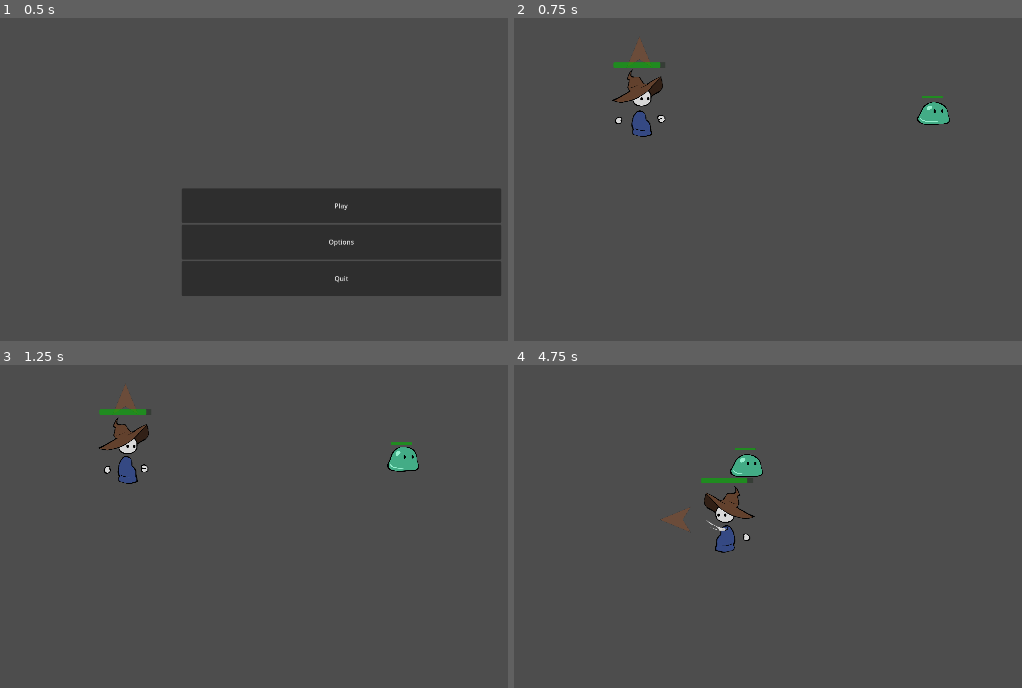
Above: before the commit, frames 1-4 (two rows, left to right).
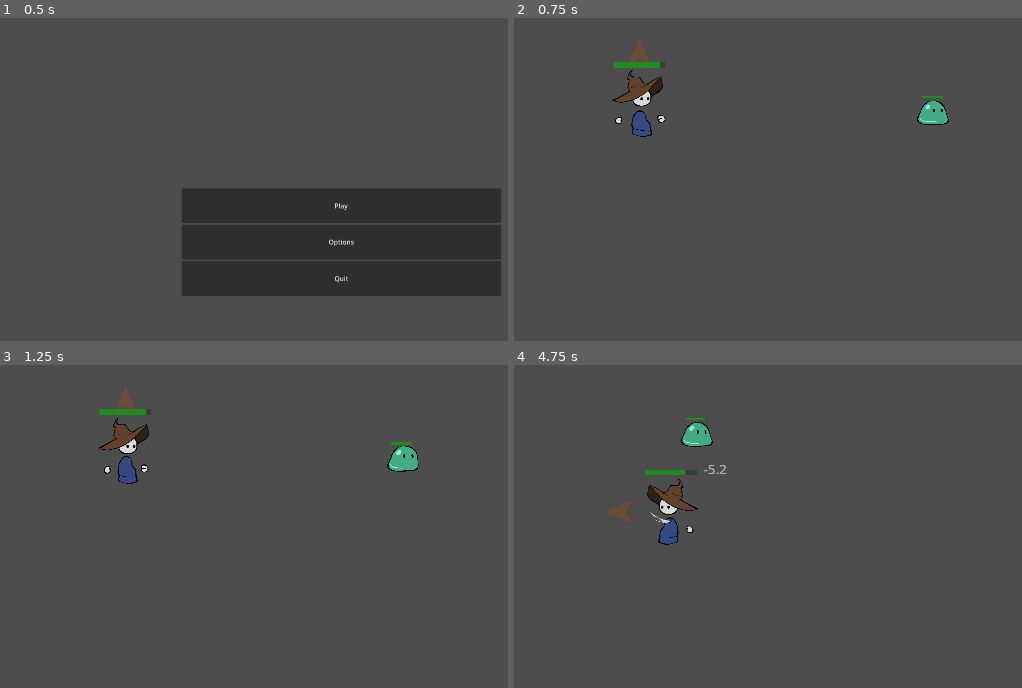
Above: after the commit, the same moments.

Repository: Meoah/Wazz-lock
Game: Godot game, scene res://Scenes/default.tscn
Same seed, same stepped clock (60 frames per second), same inputs: the game is played once before the commit and once after it.
Inputs (mouse positions are in pixels of both pictures, inside the frame that each line leads up to):
- Up to frame 1 (0.5 s): no input
- Up to frame 2 (0.75 s): click "Play" at 0.5 s
- Up to frame 3 (1.25 s): no input
- Up to frame 4 (4.75 s): move the mouse to (outside the picture) at 1.27 s; hold D (move_right) 1.28-2.03 s; hold Shift (move_dodge) 1.28-2.03 s; move the mouse to (696, 484) at 2.02 s; hold S (move_down) 2.03-2.78 s; click (696, 484) at 2.1 s; move the mouse to (outside the picture) at 2.77 s; hold D (move_right) 2.78-3.53 s; hold Right mouse button (move_secondary) 2.78-3.53 s; move the mouse to (813, 552) at 3.52 s; hold W (move_up) 3.53-4.28 s; tap Shift (move_dodge) at 3.6 s; move the mouse to (outside the picture) at 4.27 s; press the mouse at (outside the picture) at 4.28 s; hold A (move_left) from 4.28 s (still down)

Frame 1 is identical in both runs. In frame 2, less than 0.1% of the frame differs, in the area x 79-86%, y 25-34%; in frame 3, less than 0.1%; in frame 4, 3.0%, in the area x 17-50%, y 16-59%.

Commit message:
There are damage numbers now

Diff:
--- a/scenes/actors/clive.tscn
+++ b/scenes/actors/clive.tscn
@@ -882,6 +882,7 @@
 collision_layer = 64
 collision_mask = 16904
 script = ExtResource("3_ibqeh")
+base_damage = 5.0
 
 [node name="Box1" type="CollisionShape2D" parent="BodyRoot/Hands/Hitbox"]
 shape = SubResource("RectangleShape2D_t5ilq")
--- a/scenes/actors/slime.tscn
+++ b/scenes/actors/slime.tscn
@@ -140,14 +140,14 @@
 collision_mask = 4115
 script = ExtResource("1_2txaw")
 health_bar = NodePath("HealthBar")
-base_damage = 1.0
+base_damage = 5.0
 base_max_health = 80.0
 
 [node name="AnimatedSprite2D" type="AnimatedSprite2D" parent="."]
 sprite_frames = SubResource("SpriteFrames_6ctp5")
 animation = &"idle"
 autoplay = "idle"
-frame_progress = 0.7339145
+frame_progress = 0.035266194
 
 [node name="HurtBox" type="Area2D" parent="."]
 collision_layer = 512
@@ -164,6 +164,7 @@
 collision_layer = 1024
 collision_mask = 32
 script = ExtResource("4_jskh2")
+base_damage = 5.0
 
 [node name="CollisionShape2D" type="CollisionShape2D" parent="EnemyHitBox"]
 shape = SubResource("RectangleShape2D_dhje3")
--- a/scenes/rooms/debug/debug.tscn
+++ b/scenes/rooms/debug/debug.tscn
@@ -1,8 +1,10 @@
-[gd_scene load_steps=6 format=3 uid="uid://1gbo7h5cshjx"]
+[gd_scene load_steps=8 format=3 uid="uid://1gbo7h5cshjx"]
 
 [ext_resource type="Script" uid="uid://bm8sxloaxtp0g" path="res://scripts/misc/debug.gd" id="1_64ukp"]
+[ext_resource type="PackedScene" uid="uid://c10em4b36gxf4" path="res://scenes/ui/hud/floating_text.tscn" id="2_1xjnm"]
 [ext_resource type="PackedScene" uid="uid://cepaf77ic4q03" path="res://scenes/actors/clive.tscn" id="2_bcyn4"]
 [ext_resource type="PackedScene" uid="uid://ccfpuofuxrw58" path="res://scenes/actors/slime.tscn" id="3_bcyn4"]
+[ext_resource type="PackedScene" uid="uid://dllmwyqxu8cl7" path="res://scenes/ui/hud/root_hud.tscn" id="4_rbb28"]
 
 [sub_resource type="RectangleShape2D" id="RectangleShape2D_64ukp"]
 size = Vector2(5, 1080)
@@ -12,6 +14,7 @@
 
 [node name="Debug" type="Node2D"]
 script = ExtResource("1_64ukp")
+floating_text_scene = ExtResource("2_1xjnm")
 
 [node name="BoundingBox" type="StaticBody2D" parent="."]
 collision_mask = 0
@@ -41,3 +44,5 @@
 
 [node name="Clive" parent="." instance=ExtResource("2_bcyn4")]
 position = Vector2(441, 510)
+
+[node name="RootHUD" parent="." instance=ExtResource("4_rbb28")]
--- /dev/null
+++ b/scenes/ui/hud/floating_text.tscn
@@ -0,0 +1,8 @@
+[gd_scene load_steps=2 format=3 uid="uid://c10em4b36gxf4"]
+
+[ext_resource type="Script" uid="uid://bln2ia7pimpy4" path="res://scripts/ui/hud/floating_text.gd" id="1_6c26b"]
+
+[node name="FloatingText" type="RichTextLabel"]
+offset_right = 246.0
+offset_bottom = 23.0
+script = ExtResource("1_6c26b")
--- a/scenes/ui/hud/root_hud.tscn
+++ b/scenes/ui/hud/root_hud.tscn
@@ -1,6 +1,7 @@
-[gd_scene load_steps=2 format=3 uid="uid://dllmwyqxu8cl7"]
+[gd_scene load_steps=3 format=3 uid="uid://dllmwyqxu8cl7"]
 
 [ext_resource type="Script" uid="uid://cil7hs5t70vqq" path="res://scripts/ui/hud/root_hud.gd" id="1_qvnt6"]
+[ext_resource type="PackedScene" uid="uid://c10em4b36gxf4" path="res://scenes/ui/hud/floating_text.tscn" id="2_50mfl"]
 
 [node name="RootHUD" type="Control"]
 layout_mode = 3
@@ -10,3 +11,4 @@
 grow_horizontal = 2
 grow_vertical = 2
 script = ExtResource("1_qvnt6")
+floating_text_scene = ExtResource("2_50mfl")
--- a/scripts/actors/player/player_clive.gd
+++ b/scripts/actors/player/player_clive.gd
@@ -45,10 +45,10 @@
 	manager = PlayerManager.new()
 
 	# Connects signals
-	SignalBus.connect("state_player_hurt", _player_hurt)
-	SignalBus.connect("state_player_dead", _player_dead)
-	SignalBus.connect("state_player_rolling", _attempt_roll)
-	SignalBus.connect("state_player_attacking", _attempt_attack)
+	SignalBus.state_player_hurt.connect(_player_hurt)
+	SignalBus.state_player_dead.connect(_player_dead)
+	SignalBus.state_player_rolling.connect(_attempt_roll)
+	SignalBus.state_player_attacking.connect(_attempt_attack)
 
 func _process(delta: float) -> void:
 	_update_timers(delta)
--- a/scripts/misc/debug.gd
+++ b/scripts/misc/debug.gd
@@ -1,5 +1,15 @@
 extends Node2D
+
+@export var floating_text_scene : PackedScene
 
 func _ready() -> void:
 	SystemData.player_max_health = 50.0
 	SystemData.player_current_health = 45.0
+	SignalBus.floating_text.connect(_on_floating_text)
+
+# Floating text handler
+func _on_floating_text(message : String, source_position : Vector2) -> void:
+	var floating_text_node : FloatingText = floating_text_scene.instantiate()
+
+	add_child(floating_text_node)
+	floating_text_node.play(message, source_position)
--- a/scripts/systems/hit_box.gd
+++ b/scripts/systems/hit_box.gd
@@ -19,4 +19,5 @@
 	return null
 
 func _on_area_entered(area : HurtBox) -> void:
-	area.take_damage(global_position, base_damage)
+	var adjusted_damage = base_damage * randf_range(0.8, 1.2)
+	area.take_damage(global_position, adjusted_damage)
--- a/scripts/systems/hurt_box.gd
+++ b/scripts/systems/hurt_box.gd
@@ -25,9 +25,10 @@
 	if parent is BaseEnemy:
 		parent.current_health -= damage
 		parent.damaged_timer = 0.5
+	SignalBus.floating_text.emit("%.1f" % -damage, global_position)
 	_knockback(source_position, damage)
 
 func _knockback(source_position : Vector2, damage : float) -> void:
 	var direction : Vector2 = Vector2(global_position - source_position).normalized()
 	# TODO knockback and poise stats
-	parent.velocity += direction * damage * 300
+	parent.velocity += direction * damage * 100
--- /dev/null
+++ b/scripts/ui/hud/floating_text.gd
@@ -0,0 +1,31 @@
+extends RichTextLabel
+class_name FloatingText
+
+@export var float_px : float = 40.0
+@export var duration : float = 0.6
+@export var font_size : int = 32
+
+
+# Sets message, loads tween, kills self.
+func play(message : String, screen_position : Vector2) -> void:
+	# Variance
+	screen_position += Vector2(randf_range(-8, 8), 0)
+	screen_position.y -= 50
+
+	# Sets initial data.
+	bbcode_enabled = true
+	fit_content = true
+	add_theme_font_size_override("normal_font_size", font_size)
+	add_theme_color_override("default_color", Color.WHITE)
+	append_text(message)
+	global_position = screen_position
+	modulate.a = 1.0
+
+	# Tween causes text to float.
+	var tween : Tween = create_tween()
+	tween.set_parallel(true)
+	tween.tween_property(self, "global_position", global_position + Vector2(0, -float_px), duration)
+	tween.tween_property(self, "modulate:a", 0.0, duration)
+
+	# Kills self when finished.
+	tween.finished.connect(queue_free)
--- a/scripts/ui/hud/root_hud.gd
+++ b/scripts/ui/hud/root_hud.gd
@@ -1,4 +1,2 @@
 extends Control
 class_name RootHUD
-
-func _ready() -> void:
--- a/scripts/util/signal_bus.gd
+++ b/scripts/util/signal_bus.gd
@@ -18,4 +18,4 @@
 
 ## HUD Signals
 @warning_ignore("unused_signal")
-signal floating_text(message : String, position : Vector2)
+signal floating_text(message : String, source_position : Vector2)
Not shown, added: scripts/ui/hud/floating_text.gd.uid
